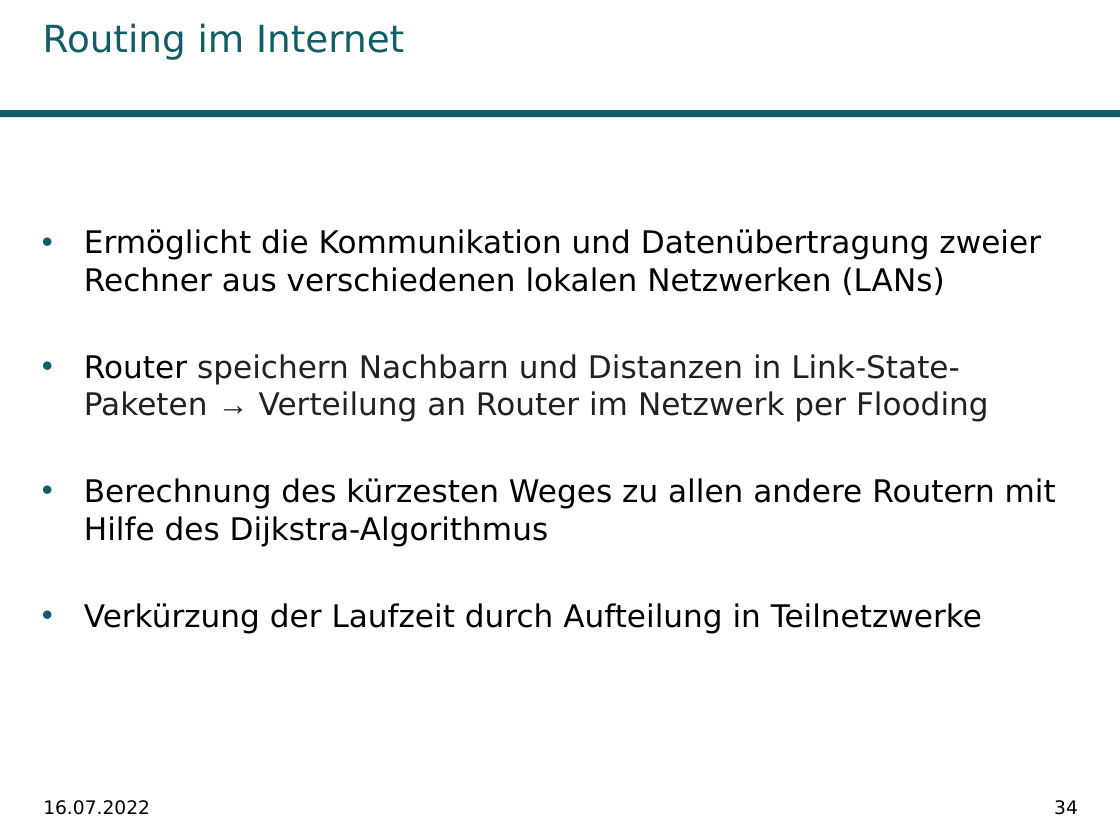
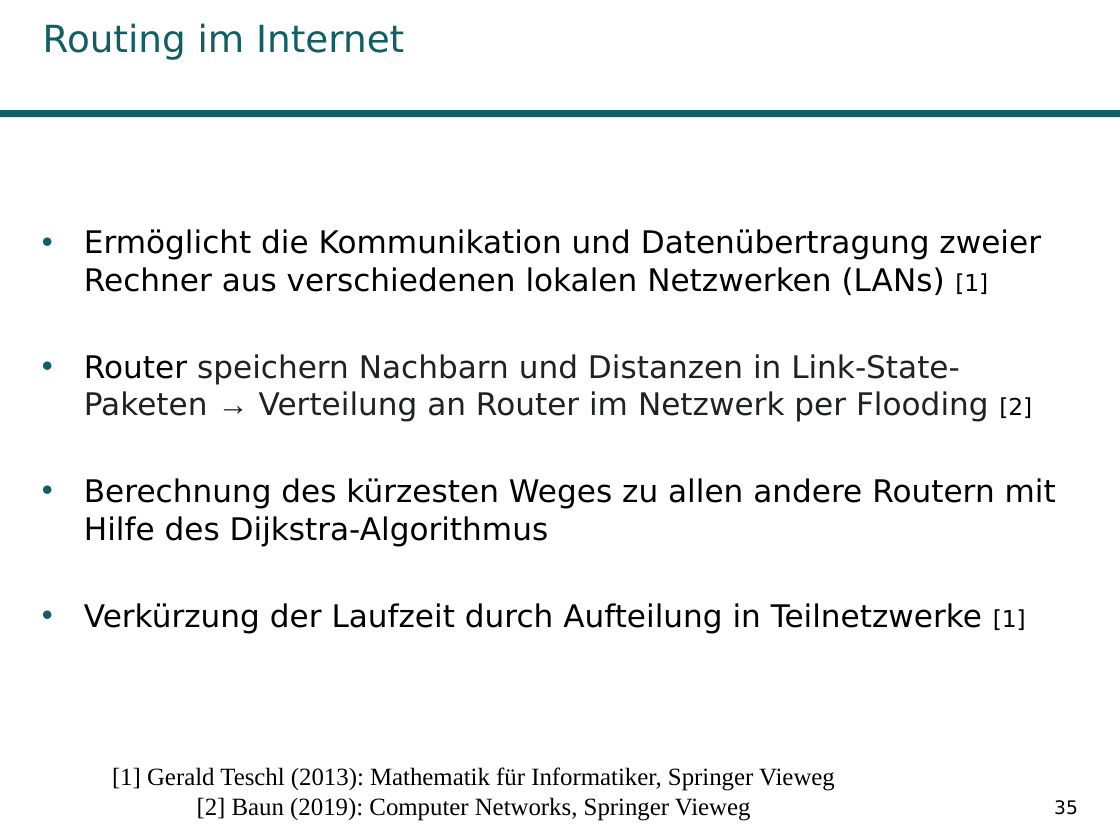
Before and after one commit to Kage0x3B/wissenschaftliches-arbeiten-praesentation, a slide deck: slide 35 of Präsentation Pfadplanungsalgorithmen.pptx (slide 34 before the commit). Drawn at 1120x840 pixels with LibreOffice and Linux fonts; fonts in the diff are those of the drawing; background and template pictures are left out. Boxes give left, top, right and bottom in pixels: in the first picture for what was removed or moved away, otherwise in the second. Text is boxed around its words. In the diff, an @@ line names an element or a change of style, - is before the commit and + after.

```diff
--- a/Präsentation Pfadplanungsalgorithmen.pptx
+++ b/Präsentation Pfadplanungsalgorithmen.pptx
@@ text at <box>84,229,1041,422</box>: text changed @@
-• Ermöglicht die Kommunikation und Datenübertragung zweier Rechner aus verschiedenen lokalen Netzwerken (LANs)
-• Router speichern Nachbarn und Distanzen in Link-State-Paketen → Verteilung an Router im Netzwerk per Flooding
+• Ermöglicht die Kommunikation und Datenübertragung zweier Rechner aus verschiedenen lokalen Netzwerken (LANs) [1]
+• Router speichern Nachbarn und Distanzen in Link-State-Paketen → Verteilung an Router im Netzwerk per Flooding [2]
@@ text at <box>84,603,1026,633</box>: text changed @@
-• Verkürzung der Laufzeit durch Aufteilung in Teilnetzwerke
+• Verkürzung der Laufzeit durch Aufteilung in Teilnetzwerke [1]
@@ text added at <box>112,767,835,821</box>, 16 pt, text #000000 @@
+[1] Gerald Teschl (2013): Mathematik für Informatiker, Springer Vieweg
+[2] Baun (2019): Computer Networks, Springer Vieweg
@@ text removed at <box>43,800,150,815</box> @@
-16.07.2022
@@ page number at <box>1054,800,1078,815</box>: text changed @@
-34
+35
```
Also in this commit, not shown: 38 other slides changed, 4 slides added, 2 slides removed, 1 other file.
